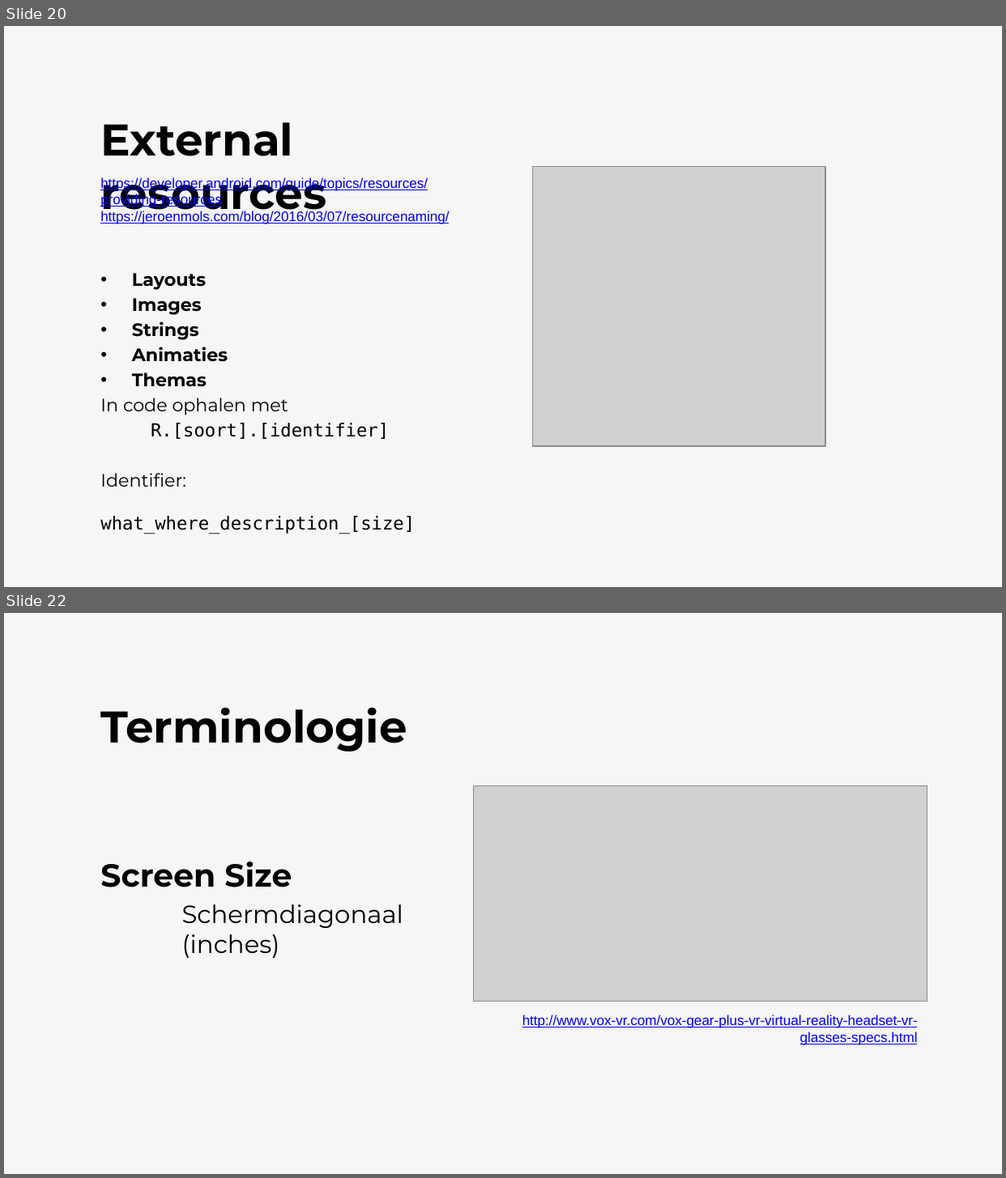
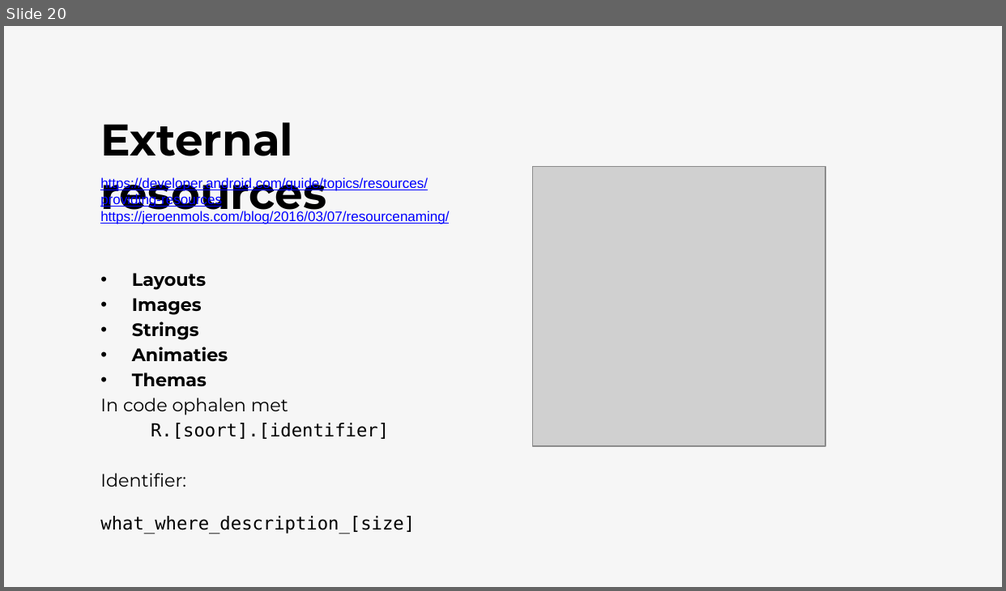
Before and after one commit to HoGentTIN/software-development-in-Android, a slide deck: slides/03 - Activities.pptx. Shown one above the other, each under a label of ours: slides 20 and 22 before the commit, slide 20 after it; the slides between them are not shown. The pictures are 1006x1178 and 1006x591 pixels, drawn with LibreOffice and Linux fonts; fonts in the diff are those of the drawing; grey boxes stand for pictures; background and template pictures are left out. Boxes give left, top, right and bottom in pixels: in the first picture for what was removed or moved away, otherwise in the second. Text is boxed around its words. In the diff, an @@ line names an element or a change of style, - is before the commit and + after.

```diff
--- a/slides/03 - Activities.pptx
+++ b/slides/03 - Activities.pptx
@@ slide 22 removed at bbox=[4, 613, 1002, 1174], background #F6F6F6 @@
@@ title removed at bbox=[100, 708, 407, 752] @@
-Terminologie
@@ picture removed at bbox=[474, 786, 927, 1001] @@
@@ text removed at bbox=[100, 862, 403, 958] @@
-Screen Size
-  Schermdiagonaal (inches)
@@ text removed at bbox=[522, 1015, 918, 1046] @@
-http://www.vox-vr.com/vox-gear-plus-vr-virtual-reality-headset-vr-glasses-specs.html
```
Also in this commit, not shown: 18 other slides removed.
